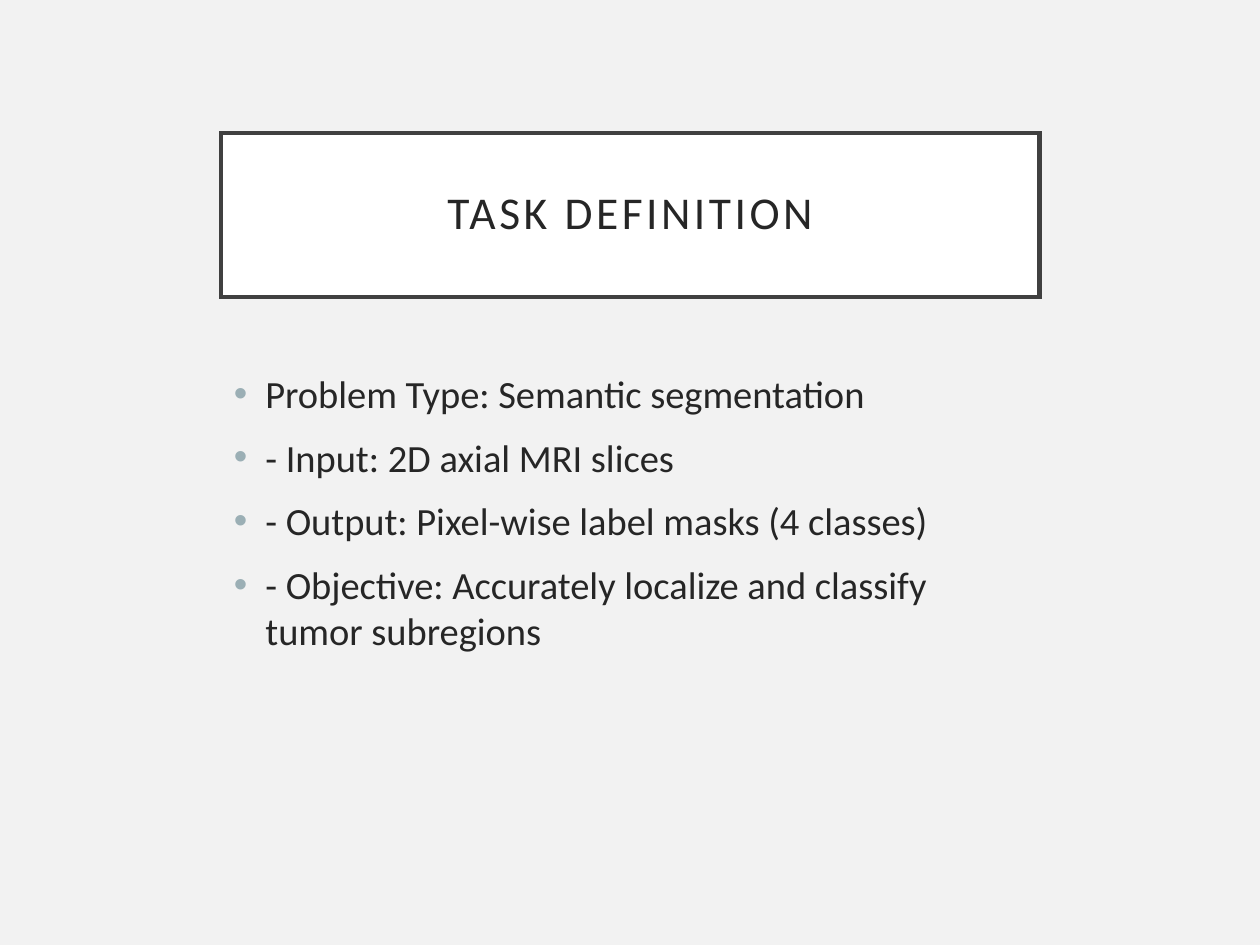
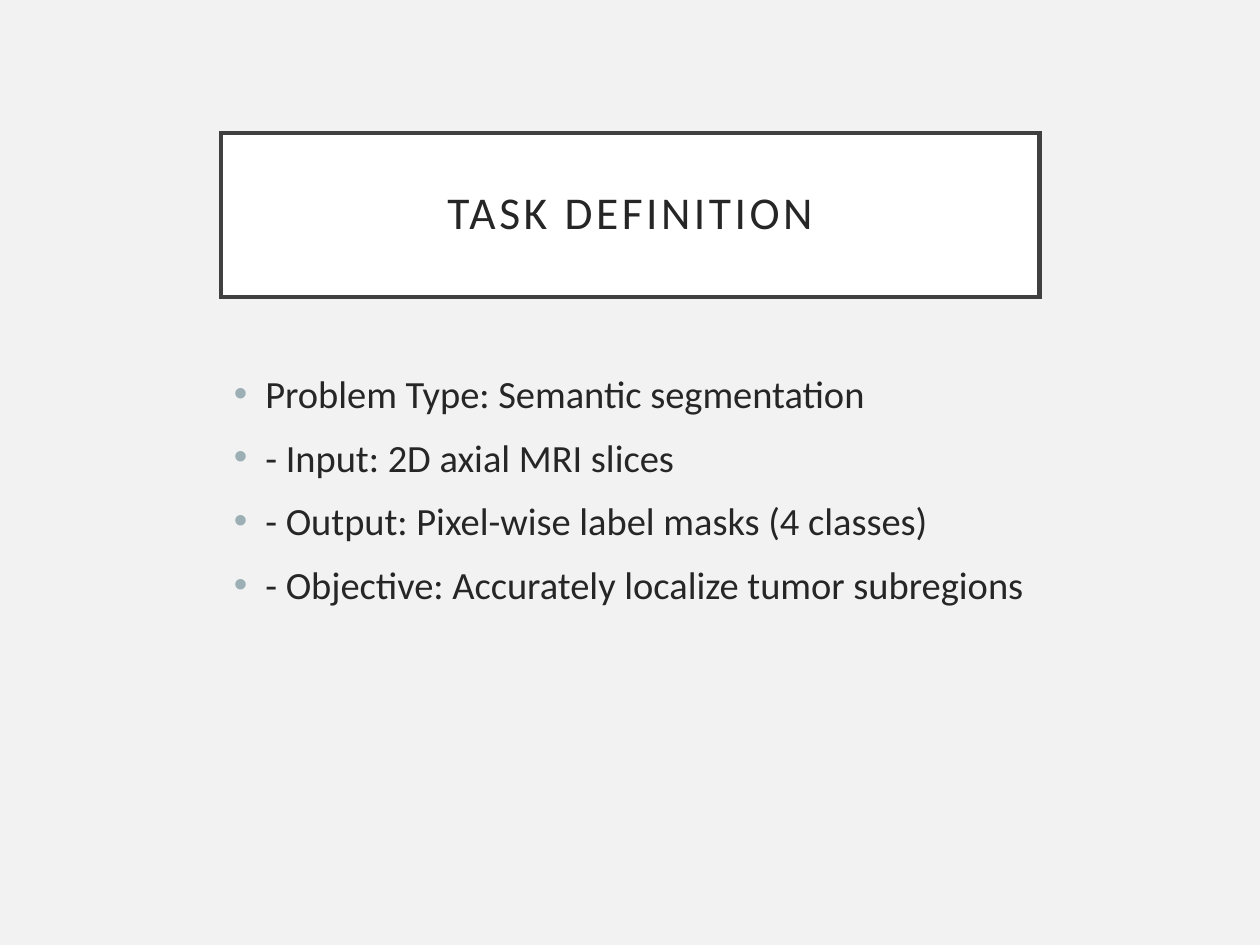
Before and after one commit to AdrianValentinCiu/SegmentationBrainTumour, a slide deck: slide 4 of BrainTumorSegmentation_Presentation.pptx. Drawn at 1260x945 pixels with LibreOffice and Linux fonts; fonts in the diff are those of the drawing. Boxes give left, top, right and bottom in pixels: in the first picture for what was removed or moved away, otherwise in the second. Text is boxed around its words. In the diff, an @@ line names an element or a change of style, - is before the commit and + after.

```diff
--- a/BrainTumorSegmentation_Presentation.pptx
+++ b/BrainTumorSegmentation_Presentation.pptx
@@ text at (286, 572, 1023, 606): text changed @@
-• - Objective: Accurately localize and classify tumor subregions
+• - Objective: Accurately localize tumor subregions
```
Also in this commit, not shown: 2 other slides changed, 3 other files.
